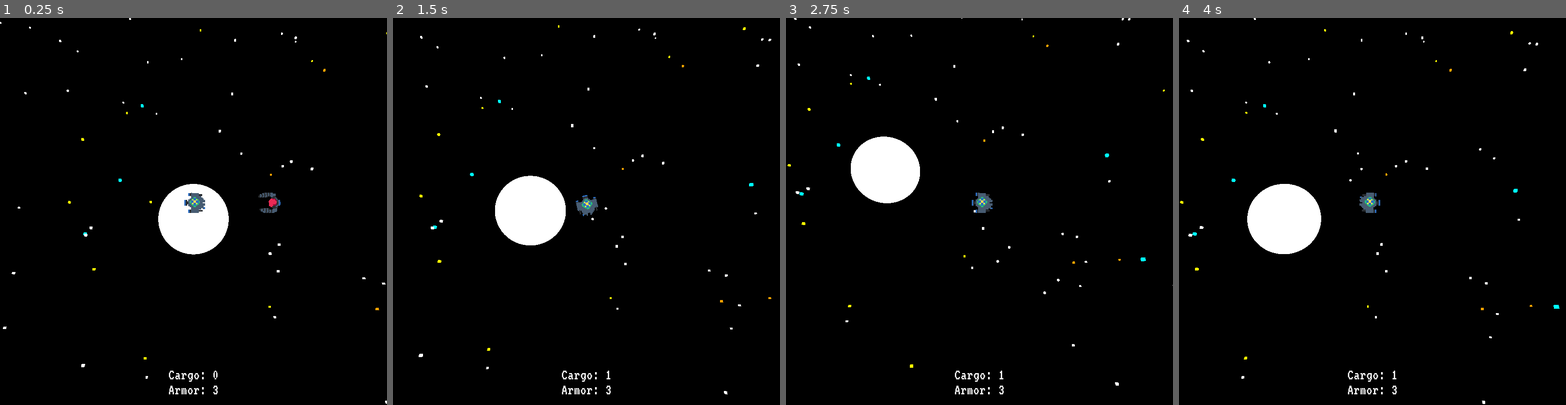
Above: before the commit, frames 1-4 (left to right).
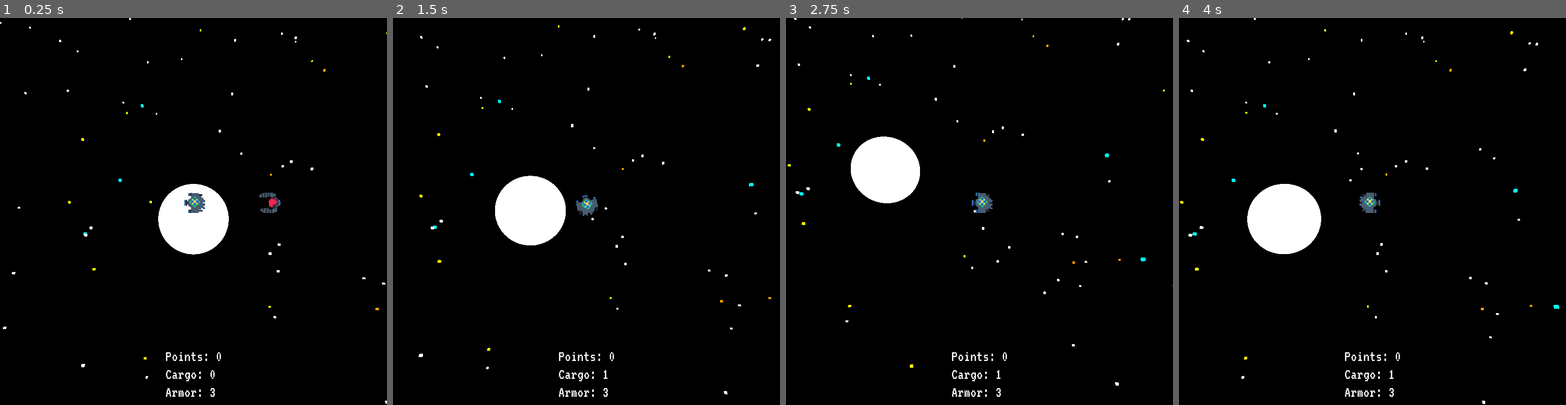
Above: after the commit, the same moments.

Repository: the-g-force/2022-January
Game: Godot game, scene res://World/World.tscn
The game is run twice, just before and just after one commit, with the same random seed, the same clock (stepped at 60 frames per second) and the same inputs.
Inputs:
- Up to frame 1 (0.25 s): no input
- Up to frame 2 (1.5 s): hold D (move_right) 0.53-1.28 s; tap Space (fire) at 0.6, 1.35 s; hold S (move_down) from 1.28 s (still down)
- Up to frame 3 (2.75 s): release S (move_down) at 2.03 s; hold D (move_right) from 2.03 s (still down); tap Space (fire) at 2.1 s
- Up to frame 4 (4 s): release D (move_right) at 2.78 s; hold W (move_up) 2.78-3.53 s; tap Space (fire) at 2.85, 3.6 s; hold A (move_left) from 3.53 s (still down)

The runs differ from the first frame. In frame 1, 0.4% of the frame differs, in the area x 42-58%, y 86-98%; in frame 2, 0.4%; in frame 3, 0.4%; in frame 4, 0.4%.

Commit message:
Add simple points

Diff:
--- a/project/Player/Hud.gd
+++ b/project/Player/Hud.gd
@@ -2,11 +2,15 @@
 
 const ARMOR_MESSAGE := "Armor: "
 const CARGO_MESSAGE := "Cargo: "
+const POINT_MESSAGE := "Points: "
 
-onready var _cargo_label := $HUD/CargoLabel
-onready var _armor_label := $HUD/ArmorLabel
+onready var _cargo_label := $HUD/VBoxContainer/CargoLabel
+onready var _armor_label := $HUD/VBoxContainer/ArmorLabel
+onready var _point_label := $HUD/VBoxContainer/PointLabel
 onready var _game_over_message := $HUD/GameOverMessage
 onready var _game_over_buttons := $HUD/GameOverButtons
+
+var _points := 0
 
 
 func _ready()->void:
@@ -33,3 +37,8 @@
 
 func _on_MainMenu_pressed()->void:
 	var _ignored = get_tree().change_scene("res://Intro/MainMenu.tscn")
+
+
+func _on_Player_update_points(additional_points:int)->void:
+	_points += additional_points
+	_point_label.text = POINT_MESSAGE + str(_points)
--- a/project/Player/Hud.tscn
+++ b/project/Player/Hud.tscn
@@ -21,29 +21,40 @@
 "_edit_use_anchors_": false
 }
 
-[node name="CargoLabel" type="Label" parent="HUD"]
+[node name="VBoxContainer" type="VBoxContainer" parent="HUD"]
 anchor_left = 0.5
 anchor_top = 1.0
 anchor_right = 0.5
 anchor_bottom = 1.0
-margin_left = -52.0
-margin_top = -79.0
-margin_right = 52.0
-margin_bottom = -44.0
+margin_left = -58.5
+margin_top = -117.0
+margin_right = 58.5
+margin_bottom = -10.0
+__meta__ = {
+"_edit_use_anchors_": false
+}
+
+[node name="PointLabel" type="Label" parent="HUD/VBoxContainer"]
+margin_right = 117.0
+margin_bottom = 33.0
+text = "Points: 0"
+__meta__ = {
+"_edit_use_anchors_": false
+}
+
+[node name="CargoLabel" type="Label" parent="HUD/VBoxContainer"]
+margin_top = 37.0
+margin_right = 117.0
+margin_bottom = 70.0
 text = "Cargo: 0"
 __meta__ = {
 "_edit_use_anchors_": false
 }
 
-[node name="ArmorLabel" type="Label" parent="HUD"]
-anchor_left = 0.5
-anchor_top = 1.0
-anchor_right = 0.5
-anchor_bottom = 1.0
-margin_left = -52.0
-margin_top = -48.0
-margin_right = 52.0
-margin_bottom = -15.0
+[node name="ArmorLabel" type="Label" parent="HUD/VBoxContainer"]
+margin_top = 74.0
+margin_right = 117.0
+margin_bottom = 107.0
 text = "Armor: X"
 __meta__ = {
 "_edit_use_anchors_": false
--- a/project/Player/Player.gd
+++ b/project/Player/Player.gd
@@ -2,6 +2,7 @@
 
 signal update_armor(armor)
 signal update_salvage(salvage)
+signal update_points(additional_points)
 signal dead
 
 const _Explosion = preload("res://Explosion/Explosion.tscn")
@@ -94,5 +95,8 @@
 
 
 func drop_off()->void:
+	var points := _salvage*_salvage
+	emit_signal("update_points", points)
+
 	_salvage = 0
 	emit_signal("update_salvage", _salvage)
--- a/project/Player/Player.tscn
+++ b/project/Player/Player.tscn
@@ -40,5 +40,6 @@
 
 [connection signal="dead" from="." to="HudCanvasLayer" method="_on_Player_dead"]
 [connection signal="update_armor" from="." to="HudCanvasLayer" method="_on_Player_update_armor"]
+[connection signal="update_points" from="." to="HudCanvasLayer" method="_on_Player_update_points"]
 [connection signal="update_salvage" from="." to="HudCanvasLayer" method="_on_Player_update_salvage"]
 [connection signal="timeout" from="ShotTimer" to="." method="_on_ShotTimer_timeout"]
--- a/project/World/World.tscn
+++ b/project/World/World.tscn
@@ -18,7 +18,7 @@
 extents = Vector3( 1, 10, 500 )
 
 [sub_resource type="CylinderShape" id=4]
-radius = 32.0
+radius = 22.0225
 height = 10.0
 
 [sub_resource type="SphereMesh" id=5]
